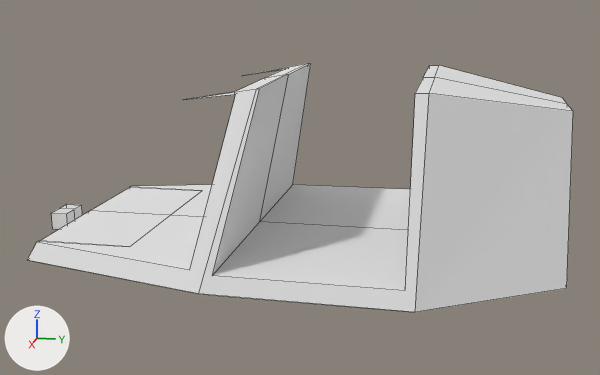
Before and after pictures for a commit that changed the Blender file symetry.blend.
One viewpoint serves both versions: a 50 mm lens placed at (91.3, 47.5, 29.0), pointed at (0.0, 29.2, 6.1). The axes (+X, +Y, +Z) are drawn at lower left. The lights are the same throughout. Mesh edges are drawn as thin lines.

Objects in the first picture: 'Cube', 'extern'.
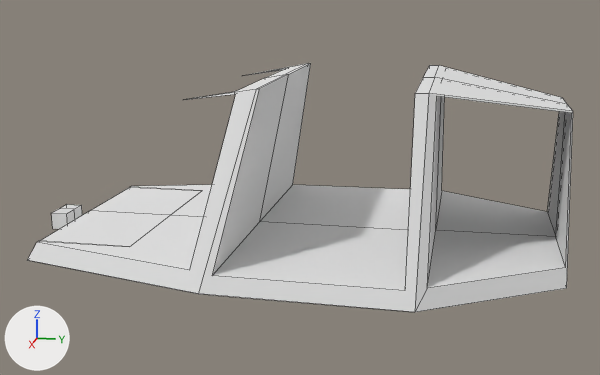
Changed parts and their boxes (x1, y1, x2, y2) in the pictures (600 x 375 px):
```json
{"object": "extern", "change": "modifiers changed", "before": [28, 63, 573, 312], "after": [28, 63, 573, 312]}
```

Scene script edits in JSON lines:
```json
{"op": "add", "block": "me_cube_009", "code": ["me_cube_009 = bpy.data.meshes.new('Cube.009')", "me_cube_009.from_pydata([(-26.7, -29.0, 0.8), (-26.7, -16.0, 0.8), (0.0, -16.0, 0.8), (0.0, -29.0, 0.8), (-26.7, -29.0, 17.7), (-26.7, -16.0, 15.3), (0.0, -16.0, 15.3), (0.0, -29.0, 17.7)], [], [(5, 6, 2, 1), (0, 4, 5, 1), (7, 4, 0, 3), (0, 1, 2, 3), (7, 6, 5, 4)])"]}
{"op": "add", "block": "ob_extern", "code": "_m = ob_extern.modifiers.new('side3_glass', 'BOOLEAN')"}
{"op": "add", "block": "ob_extern", "code": "_m.object = ob_side3_cube"}
{"op": "add", "block": "ob_extern", "code": "_m.solver = 'FLOAT'"}
{"op": "add", "block": "ob_side3_cube", "code": ["ob_side3_cube = bpy.data.objects.new('side3_cube', me_cube_009)", "ob_side3_cube.location = (0.0, 73.88, 1.086)", "_m = ob_side3_cube.modifiers.new('Mirror', 'MIRROR')", "ob_side3_cube.hide_viewport = True"]}
```
